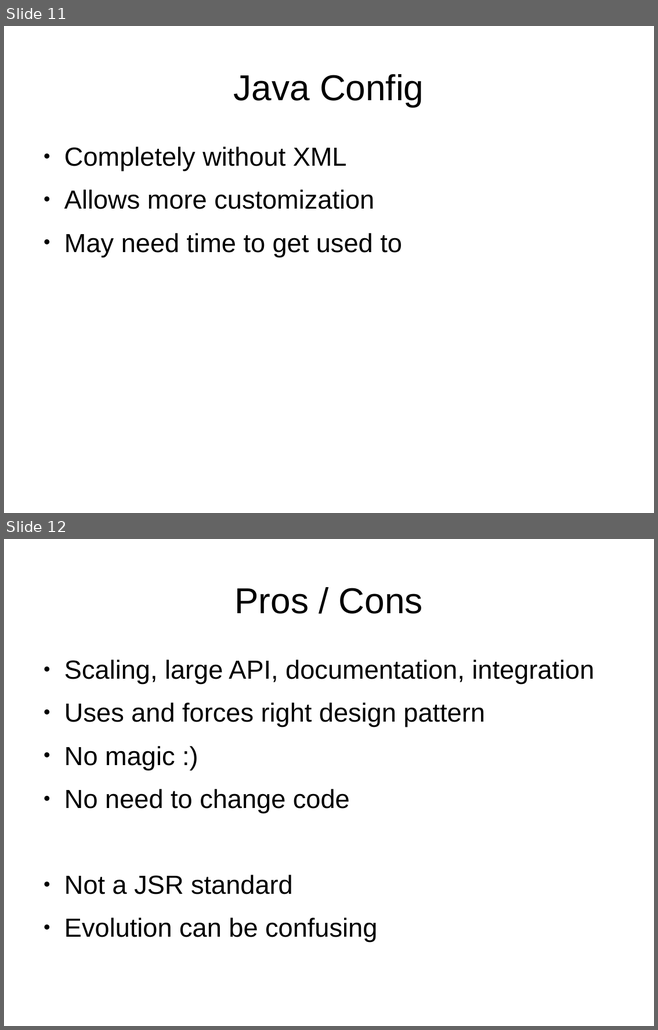
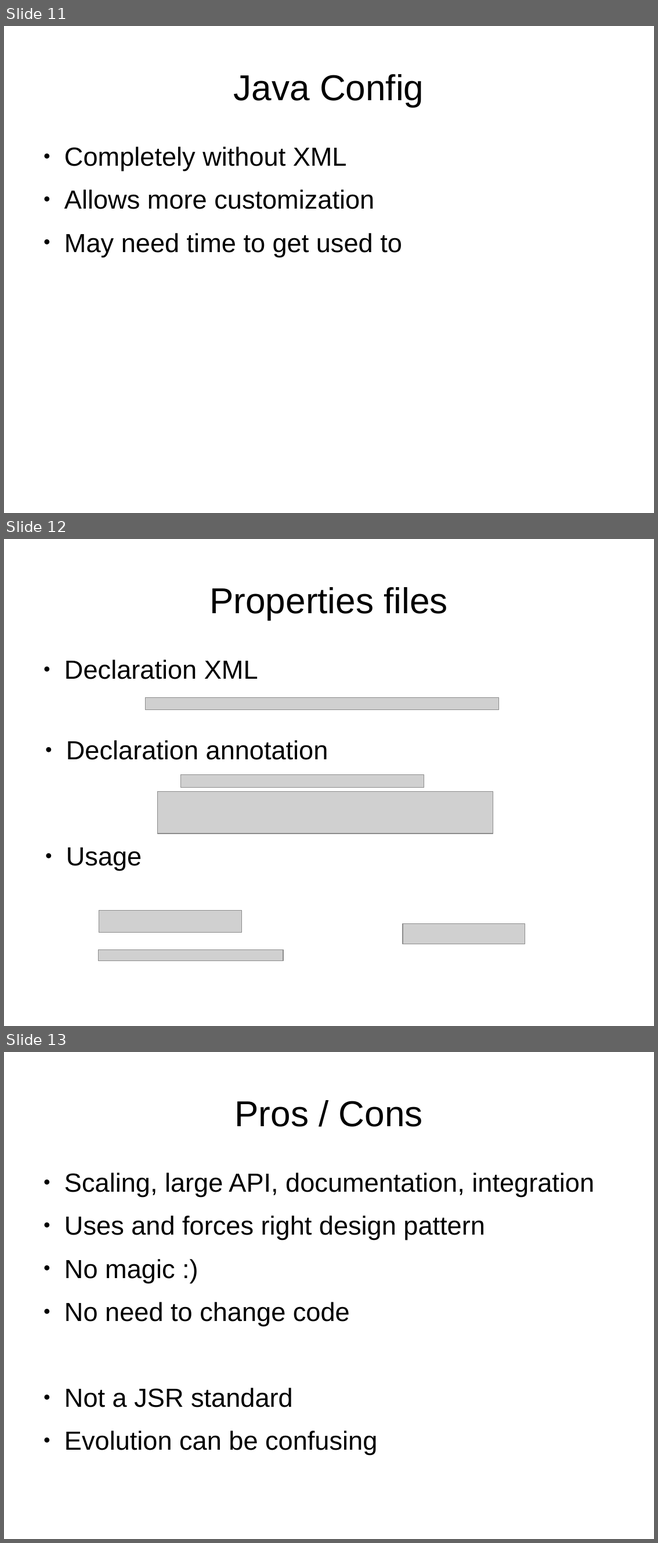
Before and after one commit to ZbynekV/spring-intro, a slide deck: presentation.odp. Shown one above the other, each under a label of ours: slides 11 and 12 before the commit, slides 11, 12 and 13 after it. The pictures are 658x1030 and 658x1543 pixels, drawn with LibreOffice and Linux fonts; fonts in the diff are those of the drawing; grey boxes stand for pictures. Boxes give left, top, right and bottom in pixels: in the first picture for what was removed or moved away, otherwise in the second. Text is boxed around its words. In the diff, an @@ line names an element or a change of style, - is before the commit and + after.

```diff
--- a/presentation.odp
+++ b/presentation.odp
@@ slide 12 added at box(4, 539, 654, 1026), background #FFFFFF @@
@@ title added at box(209, 587, 447, 620), 44 pt, text #000000 @@
+Properties files
@@ text added at box(64, 660, 258, 679), 32 pt, text #000000 @@
+● Declaration XML
@@ picture added at box(146, 697, 499, 710) @@
@@ text added at box(66, 740, 328, 760), 32 pt, text #000000 @@
+● Declaration annotation
@@ picture added at box(181, 775, 424, 788) @@
@@ picture added at box(157, 791, 494, 834) @@
@@ text added at box(66, 848, 142, 871), 32 pt, text #000000 @@
+● Usage
@@ picture added at box(99, 910, 242, 932) @@
@@ picture added at box(402, 924, 524, 944) @@
@@ picture added at box(99, 950, 284, 961) @@
@@ what was slide 12 is now slide 13 @@
```
Also in this commit, not shown: 1 slide changed, 1 other slide added, 2 other files.
